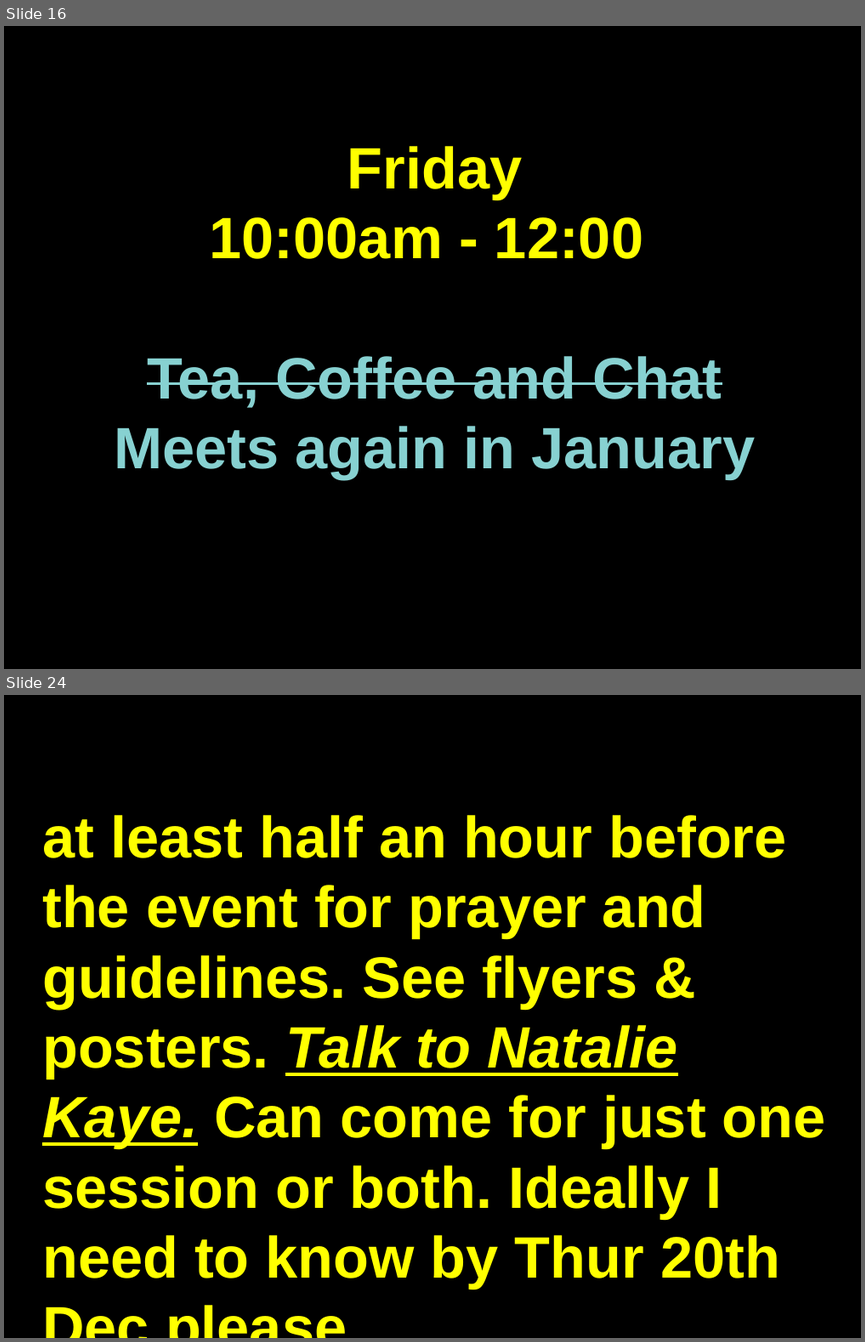
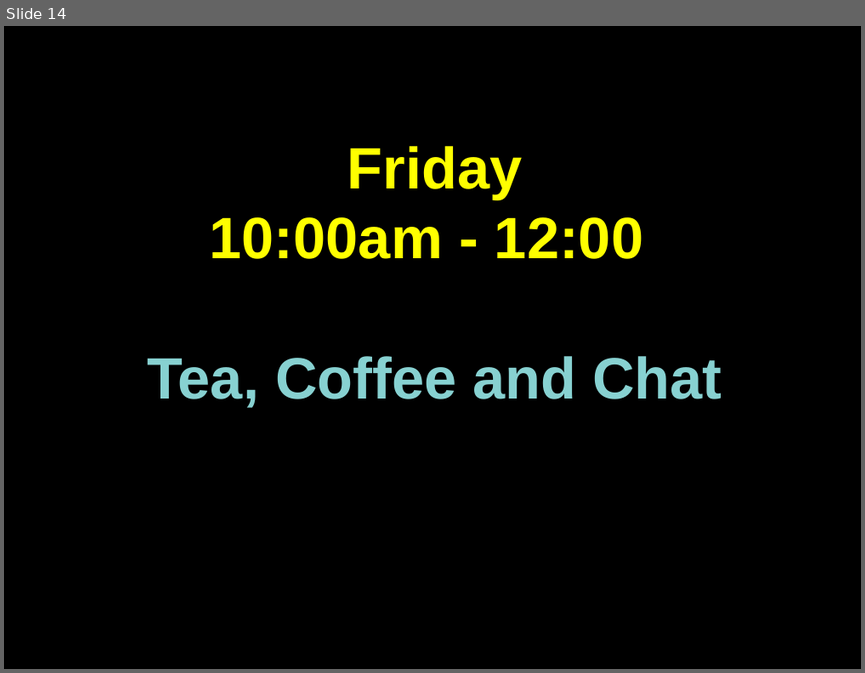
Before and after one commit to martinforsyth/bsuc-audio-visual, a slide deck: resources/presentations/impress/welcome.dark.background.odp. Shown one above the other, each under a label of ours: slides 16 and 24 before the commit, slide 14 after it; the slides between them are not shown. The pictures are 865x1342 and 865x673 pixels, drawn with LibreOffice and Linux fonts; fonts in the diff are those of the drawing. Boxes give left, top, right and bottom in pixels: in the first picture for what was removed or moved away, otherwise in the second. Text is boxed around its words. In the diff, an @@ line names an element or a change of style, - is before the commit and + after.

```diff
--- a/resources/presentations/impress/welcome.dark.background.odp
+++ b/resources/presentations/impress/welcome.dark.background.odp
@@ slide 24 removed at bbox=[4, 695, 861, 1338], background #000000 @@
@@ text removed at bbox=[42, 815, 826, 1288] @@
-at least half an hour before the event for prayer and guidelines. See flyers & posters. Talk to Natalie Kaye. Can come for just one session or both. Ideally I need to know by Thur 20th Dec please.
@@ what was slide 16 is now slide 14 @@
@@ slide 14 changed as well @@
@@ text at bbox=[147, 356, 721, 408]: strikethrough off in "Tea, Coffee and Chat" @@
@@ text at bbox=[114, 426, 755, 480]: paragraph removed @@
-Meets again in January
```
Also in this commit, not shown: 11 other slides changed, 2 slides added, 4 other slides removed, 1 other file.
